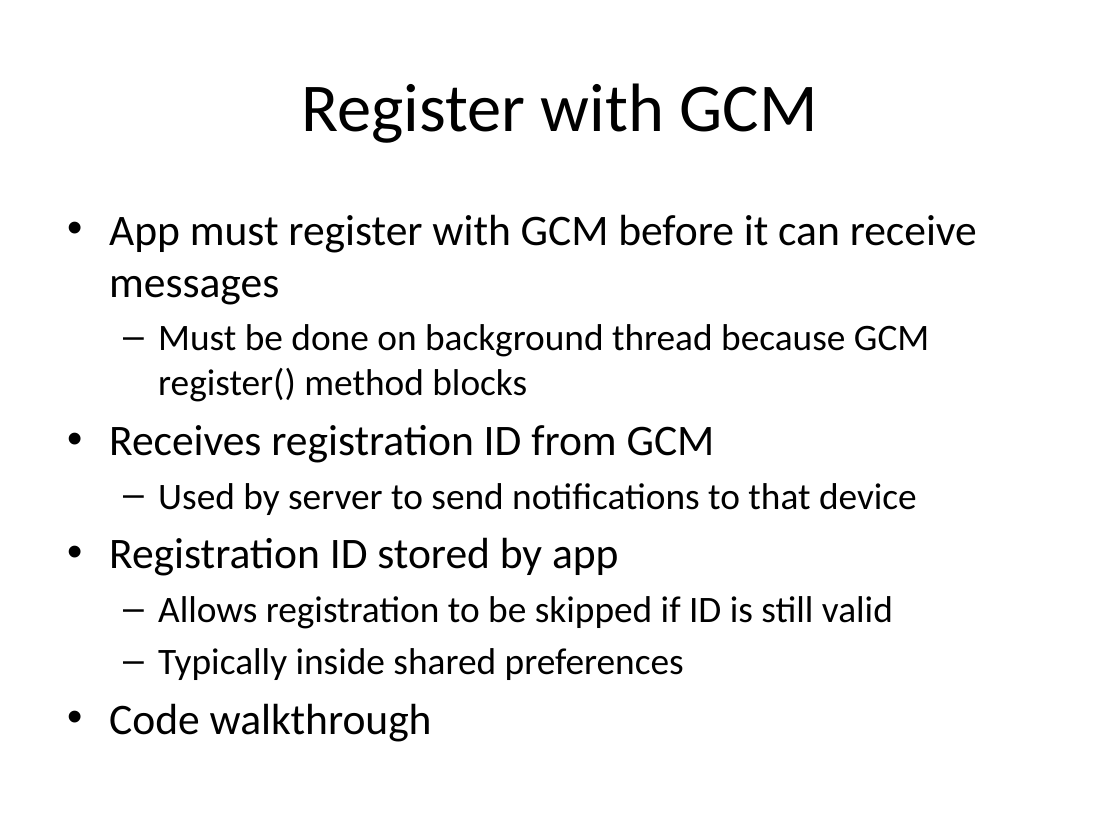
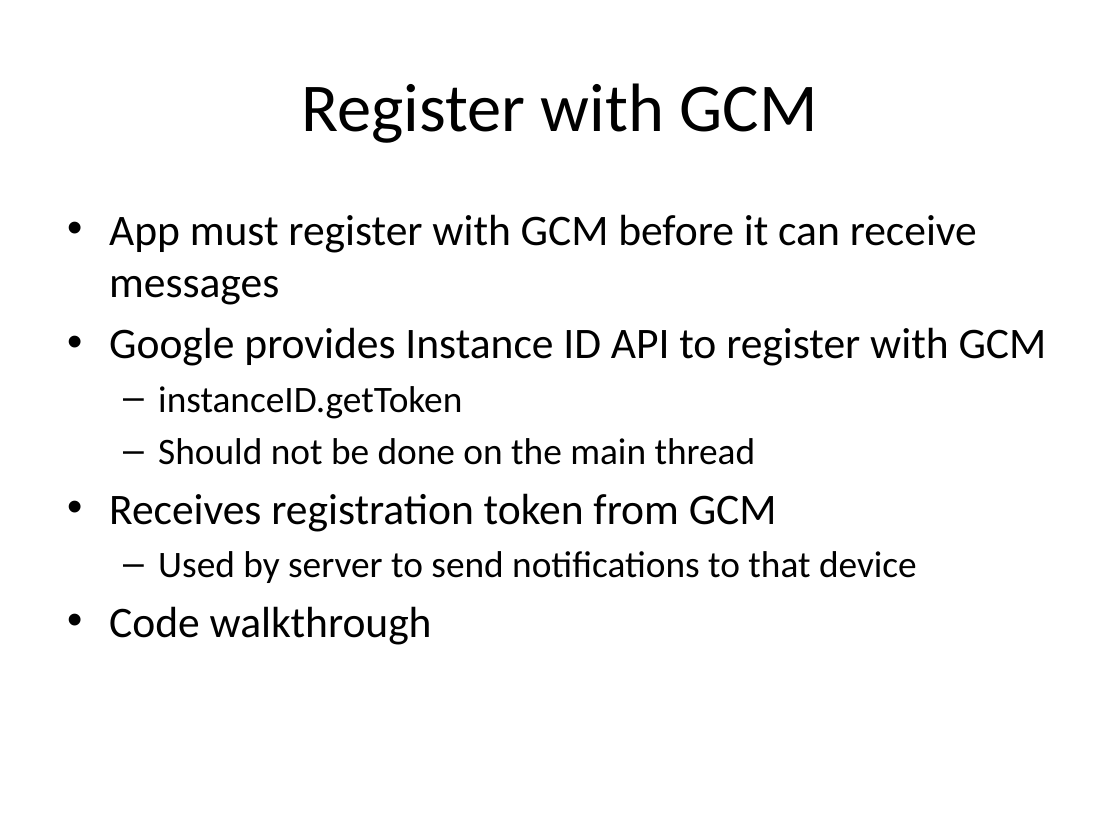
Before and after one commit to LeadingEDJE/MobilePushNotification, a slide deck: slide 17 of Implementing Push Notification in Android.pptx. Drawn at 1120x840 pixels with LibreOffice and Linux fonts; fonts in the diff are those of the drawing; background and template pictures are left out. Boxes give left, top, right and bottom in pixels: in the first picture for what was removed or moved away, otherwise in the second. Text is boxed around its words. In the diff, an @@ line names an element or a change of style, - is before the commit and + after.

```diff
--- a/Implementing Push Notification in Android.pptx
+++ b/Implementing Push Notification in Android.pptx
@@ text at [109,327,1047,532]: text changed; size 24 to 28 pt @@
-  – Must be done on background thread because GCM register() method blocks
-• Receives registration ID from GCM
+• Google provides Instance ID API to register with GCM
+  – instanceID.getToken
+  – Should not be done on the main thread
+• Receives registration token from GCM
@@ text at [109,537,893,680]: paragraphs removed @@
-• Registration ID stored by app
-  – Allows registration to be skipped if ID is still valid
-  – Typically inside shared preferences
```
Also in this commit, not shown: 6 other slides changed.
